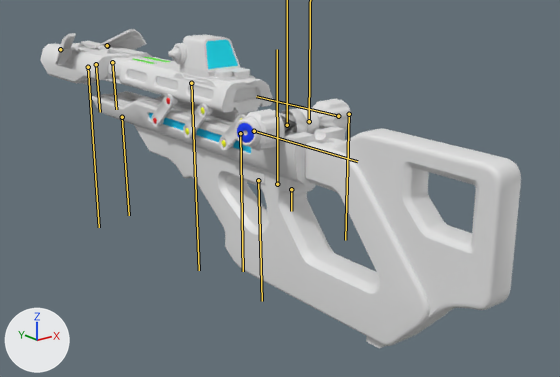
Before and after pictures for a commit that changed the FBX model Assets/3D/Weapon/V4/Breath_animation.FBX.
Before and after are seen from a 50 mm lens placed at (-0.77, -1.1, 1.401), pointed at (0.075, -0.043, 0.979). Arrows for +X, +Y and +Z are at lower left; the lights stay in place. Both versions are drawn at frame 236 of the action 'Blaster_animation_final'; the numbers are the values there. The bones that bend it are drawn over the model as lines.

In view in the first picture: 'Blaster_final', 'Object200', 'Object201', 'level_B_low004'.
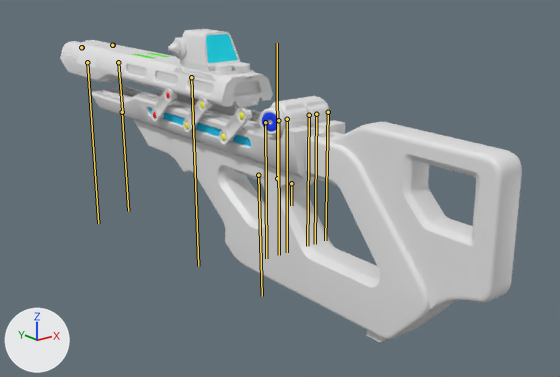
The change in detail:
Bone 'Main_bone' (bone_main_bone) moves from (0.0, 0.0, 0.0) to (0.0, -1.0, 0.0).
Bone 'slitted_part_b' (bone_slitted_part_b) moves from (17.0, -3.3, -2.0) to (10.2, -3.0, 0.0).
Bone 'capsule_b_bone' (bone_capsule_b_bone) turns from (0, 0, 27) to (0, 0, 0) degrees about its own x, y and z.
Bone 'capsule_b_bone' (bone_capsule_b_bone) is rescaled from (1.22, 0.93, 1.0) to (1.0, 1.0, 1.0).
Bone 'slitted_part_a' (bone_slitted_part_a) moves from (-17.0, -3.3, -2.0) to (-10.2, -3.0, 0.0).
Bone 'capsule_a_bone' (bone_capsule_a_bone) turns from (0, 0, 27) to (0, 0, 0) degrees about its own x, y and z.
Bone 'capsule_a_bone' (bone_capsule_a_bone) is rescaled from (1.22, 0.93, 1.0) to (1.0, 1.0, 1.0).
Bone 'fury_circle_bone_left' (bone_fury_circle_bone_left) moves from (4.7, 0.0, 0.0) to (0.0, 0.0, 0.0).
Bone 'fury_circle_bone_right' (bone_fury_circle_bone_right) moves from (4.7, 0.0, 0.0) to (0.0, 0.0, 0.0).
Bone 'bouton_left_bone' (bone_bouton_left_bone) moves from (0.0, 0.0, 4.7) to (0.0, 0.0, 0.0).
Bone 'bouton_left_bone' (bone_bouton_left_bone) turns from (0, 0, 90) to (0, 0, 0) degrees about its own x, y and z.
Bone 'bouton_right_bone' (bone_bouton_right_bone) moves from (0.0, 0.0, -4.7) to (0.0, 0.0, 0.0).
Bone 'bouton_right_bone' (bone_bouton_right_bone) turns from (0, 0, -90) to (0, 0, 0) degrees about its own x, y and z.
Bone 'rotator_right_bone' (bone_rotator_right_bone) turns from (0, 0, -180) to (0, 0, 0) degrees about its own x, y and z.
Bone 'rotator_left_bone' (bone_rotator_left_bone) turns from (0, 0, -180) to (0, 0, 0) degrees about its own x, y and z.

What differs and where, as boxes (x1, y1, x2, y2) in the pictures (560 x 377 px):
'Blaster_final', posed
    before: (40, 29, 521, 348)
    after: (60, 29, 522, 342)
'nut_b_low002', posed
    before: (192, 104, 213, 127)
    after: (192, 98, 212, 121)
'nut_a_low002', posed
    before: (229, 114, 246, 139)
    after: (229, 108, 252, 133)
'Object204', posed
    before: (219, 128, 237, 151)
    after: (219, 122, 237, 145)
'level_C_pivot_low002', posed
    before: (159, 94, 178, 116)
    after: (158, 89, 177, 111)
'undernut_b_low002', posed
    before: (183, 116, 199, 138)
    after: (183, 110, 199, 132)
'Object205', posed (6% narrower)
    before: (151, 106, 166, 127)
    after: (151, 101, 165, 122)
bone 'Main_bone', root to tip
    before: (291, 189) to (291, 211)
    after: (291, 183) to (291, 205)
bone 'slitted_part_b', root to tip
    before: (112, 62) to (116, 109)
    after: (118, 62) to (122, 111)
bone 'capsule_b_bone', root to tip
    before: (107, 45) to (107, 45)
    after: (112, 45) to (112, 45)
bone 'slitted_part_a', root to tip
    before: (96, 64) to (100, 112)
    after: (118, 62) to (122, 111)
bone 'capsule_a_bone', root to tip
    before: (60, 49) to (60, 49)
    after: (81, 47) to (81, 47)
bone 'fury_circle_bone_left', root to tip
    before: (240, 133) to (243, 271)
    after: (265, 122) to (266, 258)
bone 'fury_circle_bone_right', root to tip
    before: (349, 114) to (345, 240)
    after: (328, 112) to (325, 240)
bone 'bouton_left_bone', root to tip
    before: (254, 131) to (357, 161)
    after: (278, 120) to (279, 255)
bone 'bouton_right_bone', root to tip
    before: (338, 116) to (256, 96)
    after: (316, 114) to (315, 244)
